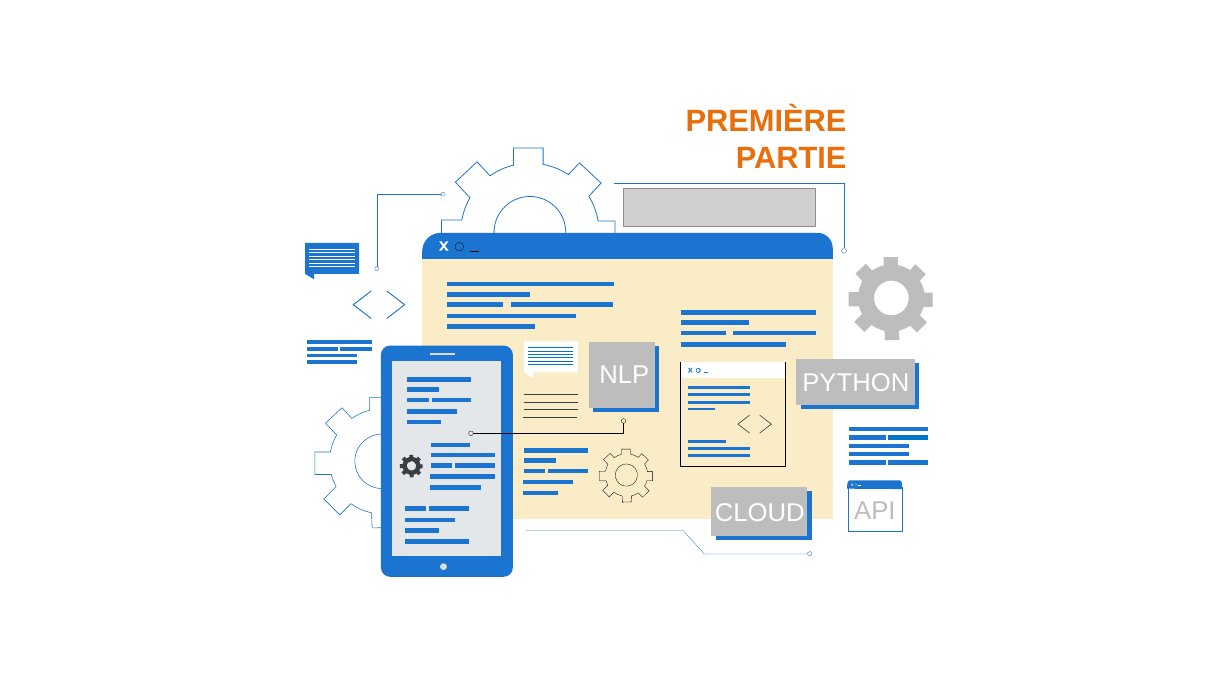
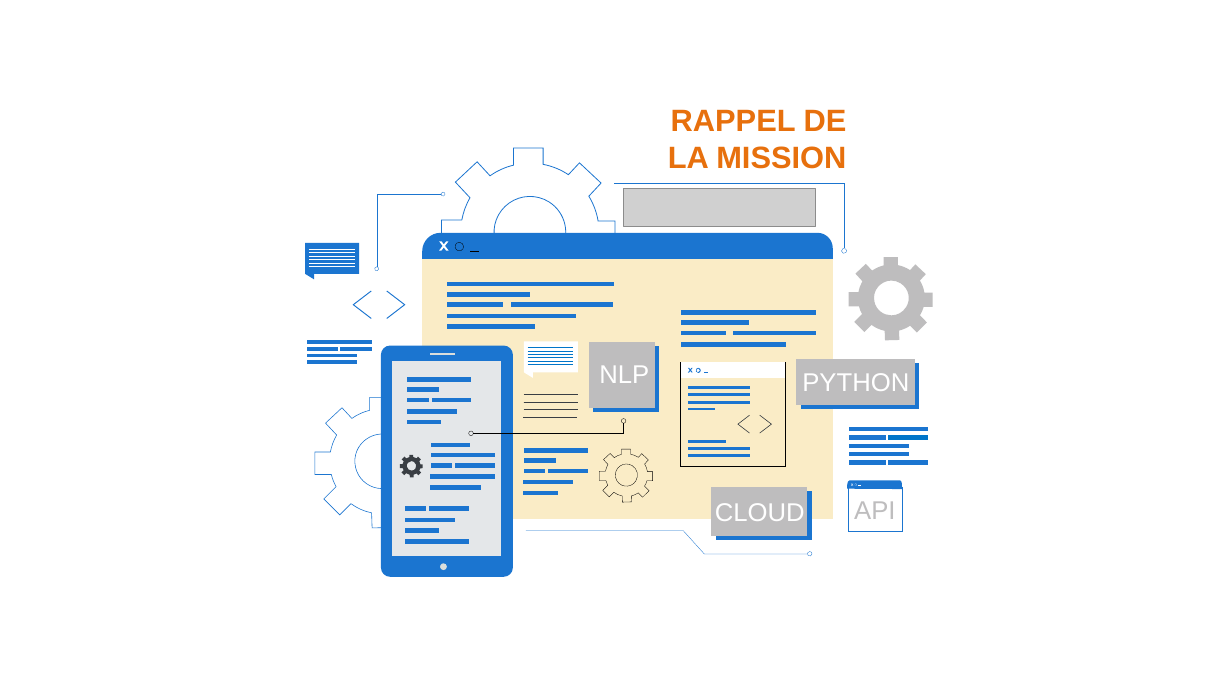
Before and after one commit to BiGHeaDMaX/Suggestion-automatique-de-mots-cles, a slide deck: slide 4 of 07 - Présentation.pptx. Drawn at 1232x693 pixels with LibreOffice and Linux fonts; fonts in the diff are those of the drawing; grey boxes stand for pictures. Boxes give left, top, right and bottom in pixels: in the first picture for what was removed or moved away, otherwise in the second. Text is boxed around its words. In the diff, an @@ line names an element or a change of style, - is before the commit and + after.

Commit message:
Parties 1 à 4

```diff
--- a/07 - Présentation.pptx
+++ b/07 - Présentation.pptx
@@ text at [668,109,847,169]: text changed @@
-PREMIÈRE
-PARTIE
+RAPPEL DE
+LA MISSION
```
Also in this commit, not shown: 6 other slides changed, 17 slides added, 1 slide removed.
